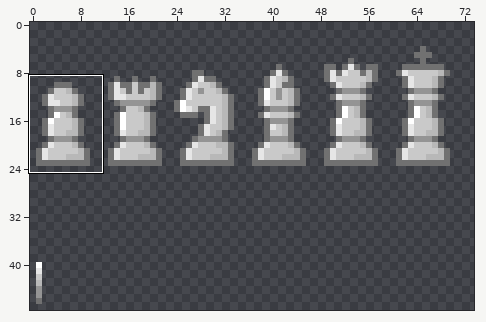
Edited in one commit: sprite sheet (assets/pieces.png). Above: a wide view before the commit, with the close-up outlined.
Close-up. Before:
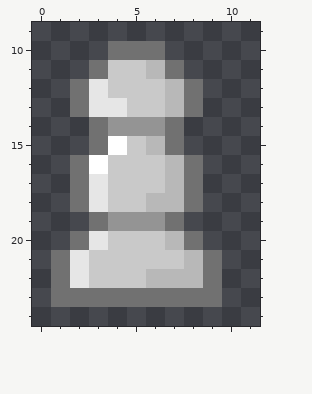
The file is 96x48 pixels. Colours within 5 levels of each other are drawn and written as one. Shown: x 0..11, y 9..24. The wide view leaves out empty margins. The commit also changed other parts of the picture, which this record leaves out.
After:
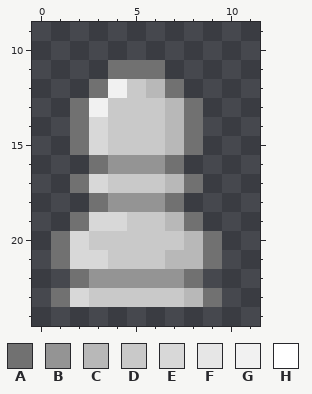
Palette (. is transparent): A #717171  B #949494  C #b8b8b8  D #c9c9c9  E #d8d8d8  F #e6e6e6  G #f1f1f1  H #ffffff
Difference:
@@ x 0..11 @@
  9 ............
-10 ....AAA.....
-11 ...ADDCA....
-12 ..AFDDDCA...
-13 ..AFFDDCA...
-14 ...ABBBA....
-15 ...AHDCA....
-16 ..AHDDDCA...
-17 ..AFDDDCA...
-18 ..AFDDCCA...
-19 ...ABBBA....
-20 ..AFDDDCA...
-21 .AFDDDDDCA..
-22 .AFDDDCCCA..
-23 .AAAAAAAAA..
+10 ............
+11 ....AAA.....
+12 ...AGDCA....
+13 ..AGDDDCA...
+14 ..AEDDDCA...
+15 ..AEDDDCA...
+16 ...ABBBA....
+17 ..AEDDDCA...
+18 ...ABBBA....
+19 ..AEEDDCA...
+20 .AEDDDDDCA..
+21 .AEEDDDCCA..
+22 ..ABBBBBA...
+23 .AEDDDDDCA..
 24 ............
